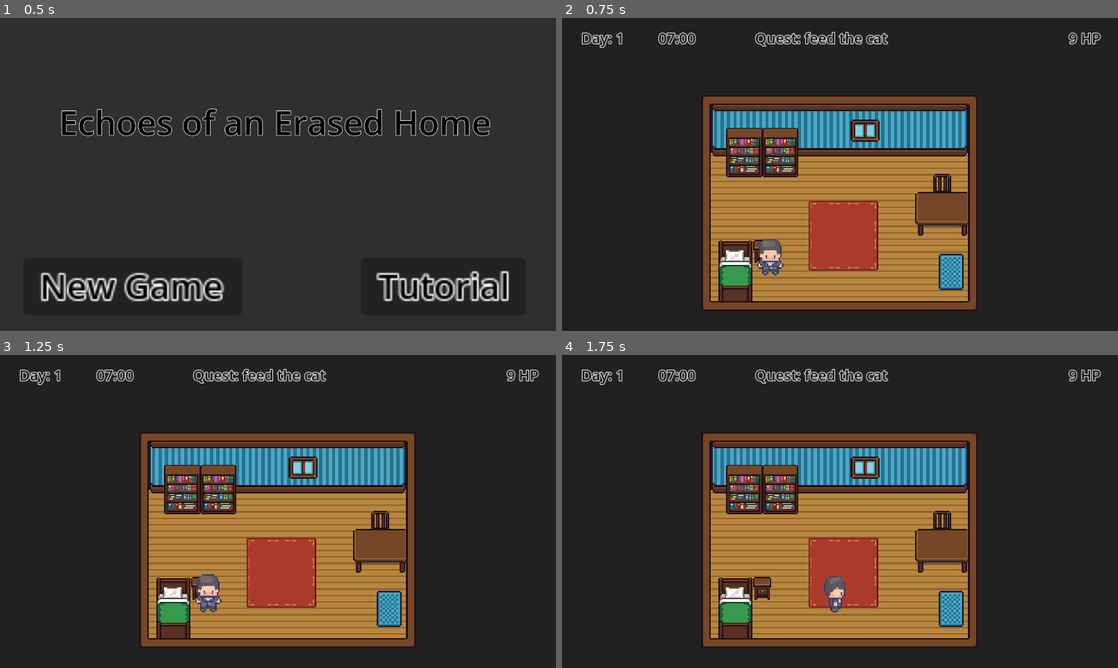
Above: before the commit, frames 1-4 (two rows, left to right).
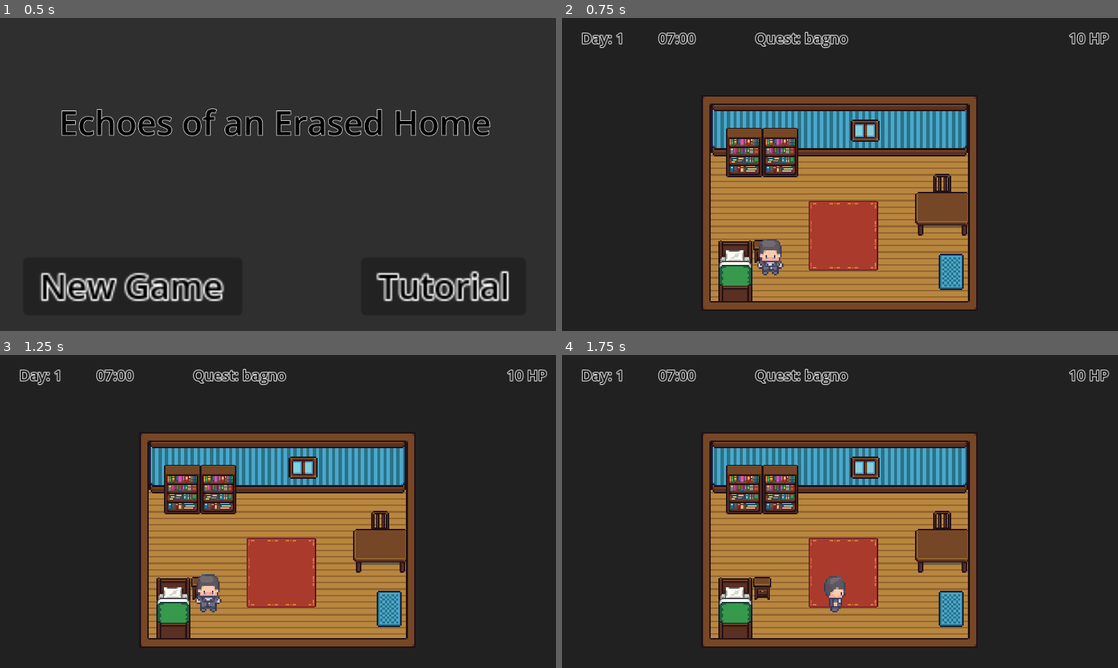
Above: after the commit, the same moments.

Repository: Poppo9/wild-jam-78
Game: Godot game, scene res://scenes/main_menu.tscn
The game is run twice, just before and just after one commit, with the same random seed, the same clock (stepped at 60 frames per second) and the same inputs. Sound files missing from this copy of the repository are replaced by a short silence.
Inputs:
- Up to frame 1 (0.5 s): no input
- Up to frame 2 (0.75 s): click "New Game" at 0.5 s
- Up to frame 3 (1.25 s): no input
- Up to frame 4 (1.75 s): tap Enter at 1.25 s; hold Right (ui_right) from 1.28 s (still down)

Frame 1 is identical in both runs. In frame 2, 0.6% of the frame differs, in the area x 43-99%, y 4-10%; in frame 3, 0.6%; in frame 4, 0.6%.

Commit message:
Quest in ordine

Diff:
--- a/scenes/esterno.tscn
+++ b/scenes/esterno.tscn
@@ -222,7 +222,7 @@
 [sub_resource type="RectangleShape2D" id="RectangleShape2D_po4d6"]
 size = Vector2(41, 37.25)
 
-[node name="Esterno" type="Node2D"]
+[node name="esterno" type="Node2D"]
 y_sort_enabled = true
 position = Vector2(-91, -97)
 scale = Vector2(1.22529, 1.22529)
@@ -349,5 +349,5 @@
 scale = Vector2(1.16, -0.08)
 
 [node name="Quest" parent="." instance=ExtResource("6_b0ec8")]
-position = Vector2(551.706, 505.186)
-scale = Vector2(0.36734, 0.36734)
+position = Vector2(537.832, 523.958)
+scale = Vector2(0.954952, 0.954952)
--- /dev/null
+++ b/scenes/studio.tscn
@@ -0,0 +1,89 @@
+[gd_scene load_steps=13 format=3 uid="uid://nhhxs0gtymg"]
+
+[ext_resource type="Texture2D" uid="uid://ciyuyylneood7" path="res://assets/stduio back.png" id="1_cc2md"]
+[ext_resource type="Texture2D" uid="uid://8cy2bhuekmwv" path="res://assets/studio front.png" id="2_r3qpi"]
+[ext_resource type="Script" path="res://scripts/front_ground_studio.gd" id="3_2rami"]
+[ext_resource type="PackedScene" uid="uid://c6k5ub3ek50q2" path="res://scenes/porta.tscn" id="3_twhfd"]
+[ext_resource type="PackedScene" uid="uid://bj28l6bx1ol1p" path="res://scenes/pg.tscn" id="4_dvbhx"]
+[ext_resource type="PackedScene" uid="uid://d4cpuiwplvyh0" path="res://scenes/hud.tscn" id="5_3dc0c"]
+[ext_resource type="PackedScene" uid="uid://bj45604kpjnhl" path="res://scenes/quest.tscn" id="5_l5k7o"]
+
+[sub_resource type="WorldBoundaryShape2D" id="WorldBoundaryShape2D_eblpx"]
+
+[sub_resource type="RectangleShape2D" id="RectangleShape2D_cxcdt"]
+size = Vector2(137.5, 159.952)
+
+[sub_resource type="RectangleShape2D" id="RectangleShape2D_4dclg"]
+size = Vector2(267.36, 224.015)
+
+[sub_resource type="RectangleShape2D" id="RectangleShape2D_bxsi6"]
+size = Vector2(278, 126)
+
+[sub_resource type="RectangleShape2D" id="RectangleShape2D_twdyw"]
+size = Vector2(551.5, 174.5)
+
+[node name="studio" type="Node2D"]
+y_sort_enabled = true
+position = Vector2(568, 403)
+scale = Vector2(0.504639, 0.504639)
+
+[node name="Back" type="Sprite2D" parent="."]
+z_index = -1
+texture = ExtResource("1_cc2md")
+
+[node name="Front" type="Sprite2D" parent="."]
+y_sort_enabled = true
+texture = ExtResource("2_r3qpi")
+script = ExtResource("3_2rami")
+
+[node name="porta" parent="." instance=ExtResource("3_twhfd")]
+position = Vector2(359, 297)
+scale = Vector2(5.8, 3.76)
+
+[node name="StaticBody2D" type="StaticBody2D" parent="."]
+
+[node name="CollisionShape2D" type="CollisionShape2D" parent="StaticBody2D"]
+position = Vector2(-57, -211)
+rotation = 3.14159
+shape = SubResource("WorldBoundaryShape2D_eblpx")
+
+[node name="CollisionShape2D4" type="CollisionShape2D" parent="StaticBody2D"]
+position = Vector2(518, 9)
+rotation = 4.71239
+shape = SubResource("WorldBoundaryShape2D_eblpx")
+
+[node name="CollisionShape2D3" type="CollisionShape2D" parent="StaticBody2D"]
+position = Vector2(-534, 33)
+rotation = 1.5708
+shape = SubResource("WorldBoundaryShape2D_eblpx")
+
+[node name="CollisionShape2D2" type="CollisionShape2D" parent="StaticBody2D"]
+position = Vector2(-36, 368)
+shape = SubResource("WorldBoundaryShape2D_eblpx")
+
+[node name="CollisionShape2D5" type="CollisionShape2D" parent="StaticBody2D"]
+position = Vector2(277.426, 24.4908)
+shape = SubResource("RectangleShape2D_cxcdt")
+
+[node name="CollisionShape2D6" type="CollisionShape2D" parent="StaticBody2D"]
+position = Vector2(-398.305, 276.39)
+shape = SubResource("RectangleShape2D_4dclg")
+
+[node name="CollisionShape2D8" type="CollisionShape2D" parent="StaticBody2D"]
+position = Vector2(-385, -170)
+shape = SubResource("RectangleShape2D_bxsi6")
+
+[node name="CollisionShape2D9" type="CollisionShape2D" parent="StaticBody2D"]
+position = Vector2(253.25, -134.25)
+shape = SubResource("RectangleShape2D_twdyw")
+
+[node name="HUD" parent="StaticBody2D" instance=ExtResource("5_3dc0c")]
+
+[node name="CharacterBody2D" parent="." instance=ExtResource("4_dvbhx")]
+y_sort_enabled = true
+position = Vector2(358, 91)
+scale = Vector2(10.5986, 10.5986)
+
+[node name="Quest" parent="." instance=ExtResource("5_l5k7o")]
+position = Vector2(-382.452, -35.6692)
+scale = Vector2(3.69499, 3.69499)
--- /dev/null
+++ b/scripts/front_ground_studio.gd
@@ -0,0 +1,10 @@
+extends Sprite2D
+
+
+# Called when the node enters the scene tree for the first time.
+func _ready() -> void:
+	pass
+
+# Called every frame. 'delta' is the elapsed time since the previous frame.
+func _process(delta: float) -> void:
+	pass
--- a/scripts/global.gd
+++ b/scripts/global.gd
@@ -8,7 +8,7 @@
 
 var lista_stanze = [
 	"res://scenes/camera_2_0.tscn",
-	"res://scenes/camera_2_0.tscn", #to be studio
+	"res://scenes/studio.tscn", #to be studio
 	"res://scenes/stanza_gatto.tscn",
 	"res://scenes/bagno.tscn",
 	"res://scenes/cucina.tscn",
@@ -17,6 +17,8 @@
 ]
 
 const lista_quests = [
+	"bagno",
+	"cucina",
 	"camera",
 	"studio",
 	"stanza_gatto",
--- a/scripts/hud.gd
+++ b/scripts/hud.gd
@@ -9,8 +9,11 @@
 func _process(delta: float) -> void:
 	$days.text = "Day: " + str(Global.giorno)
 	$hour.text = str(Global.ora).lpad(2,"0") + ":" + str(Global.minuto).lpad(2,"0")
-	$quest.text = "Quest: " + str(Global.quest)
 	$HP.text = str(Global.vita) + " HP"
+	if len(Global.lista_quest_attive) > 0:
+		$quest.text = "Quest: " + str(Global.lista_quest_attive[0])
+	else:
+		$quest.text = "Quest: "
 
 func update_quest():
 
--- a/scripts/pg.gd
+++ b/scripts/pg.gd
@@ -10,7 +10,7 @@
 var last_direction = "s"
 var is_moving = false
 func _ready() -> void:
-	if parent_node.name == "Esterno":
+	if parent_node.name == "esterno":
 		SPEED = 150
 
 func _physics_process(delta: float) -> void:
--- a/scripts/porta.gd
+++ b/scripts/porta.gd
@@ -39,6 +39,7 @@
 	if Global.ora >= 24:
 		Global.ora -= 23
 		Global.giorno +=1
+		Global.lista_quest_attive = Global.lista_quests.duplicate() #ogni giorno resetta quest
 	else:
 		Global.ora += 1
 	if debug:
@@ -51,11 +52,21 @@
 	tween.tween_callback(change_scene)
 
 func change_scene():
+	# Calcola la probabilità di randomizzazione (aumenta con i giorni)
+	var prob_random = min(0.2 * Global.giorno, 0.8)  # 20% per giorno, max 80%
+	var is_random = randf() < prob_random
+
 	if get_tree().current_scene.name == "corridoio":
-		get_tree().call_deferred("change_scene_to_file", Global.lista_stanze[Global.last_room_entered])
+		if is_random:
+			# Scelta casuale
+			get_tree().call_deferred("change_scene_to_file", Global.lista_stanze[int(randi_range(0,6))])
+		else:
+			# Scelta basata su last_room_entered
+			get_tree().call_deferred("change_scene_to_file", Global.lista_stanze[Global.last_room_entered])
 	else:
 		get_tree().call_deferred("change_scene_to_file", "res://scenes/corridoio.tscn")
 	clock_tick(true)
+
 
 func update_last_room(x_body):
 	if x_body < -130: #porta sx
--- a/scripts/quest.gd
+++ b/scripts/quest.gd
@@ -3,31 +3,36 @@
 @onready var quest: Node2D = $"."
 @onready var parent_node: Node2D = $".."
 
-# Called when the node enters the scene tree for the first time.
 func _ready() -> void:
-	pass # Replace with function body.
+	if len(Global.lista_quest_attive) > 0:
+		if parent_node.name == Global.lista_quest_attive[0]:
+			pass
+		else:
+			quest.queue_free()
+	else:
+		quest.queue_free()
 
 
-# Called every frame. 'delta' is the elapsed time since the previous frame.
 func _process(delta: float) -> void:
 	pass
 
 
 func _on_area_2d_body_entered(body: Node2D) -> void:
-	var lista_quest = Global.lista_quest_attive
+	var lista_quest = Global.lista_quest_attive.duplicate()
 	if body.name == "CharacterBody2D":
 		if parent_node.name in lista_quest:
 			quest.queue_free()
 			completa_quest(parent_node.name,lista_quest)
 	print(lista_quest)
+	Global.lista_quest_attive = lista_quest.duplicate()
 
 
 func completa_quest(quest: String, lista_quest):
 	Global.vita -=1 #TODO
 	print("rimuovo "+ quest + " da " + array_to_string(lista_quest))
-	var index = Global.lista_quest_attive.find(quest)
-	if quest in Global.lista_quest_attive:
-		Global.lista_quest_attive.remove_at(index)
+	var index = lista_quest.find(quest)
+	if quest in lista_quest:
+		lista_quest.remove_at(index)
 
 func array_to_string(arr: Array) -> String:
 	var s = ""
Binary file added: assets/stduio back.png
Not shown, added: assets/stduio back.png.import
Binary file added: assets/studio front.png
Not shown, added: assets/studio front.png.import
